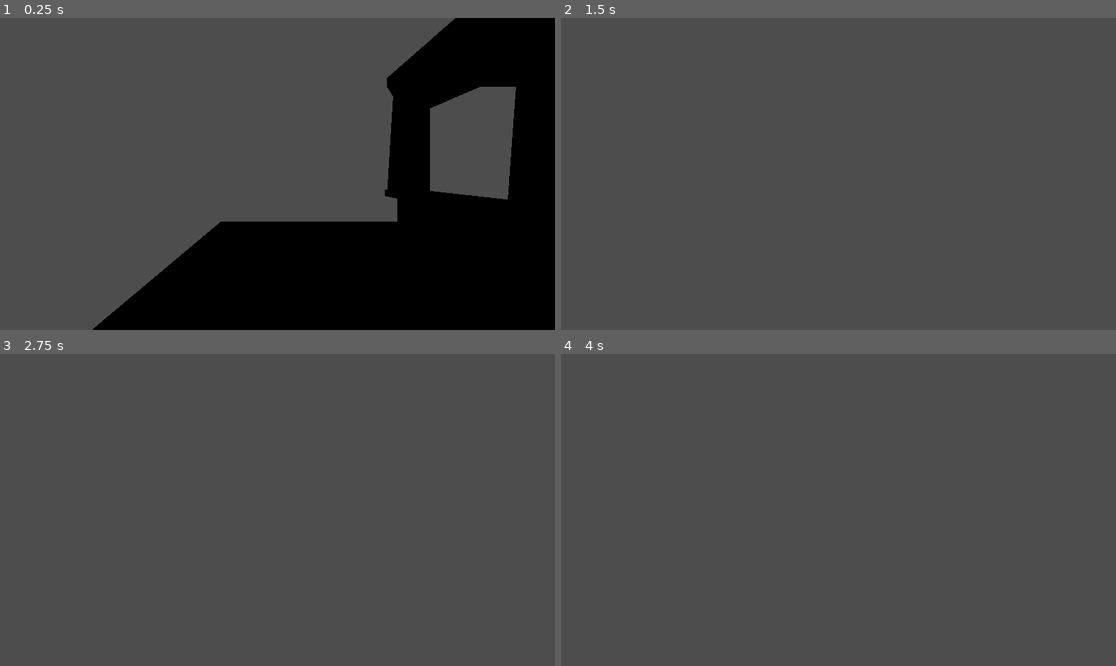
Above: before the commit, frames 1-4 (two rows, left to right).
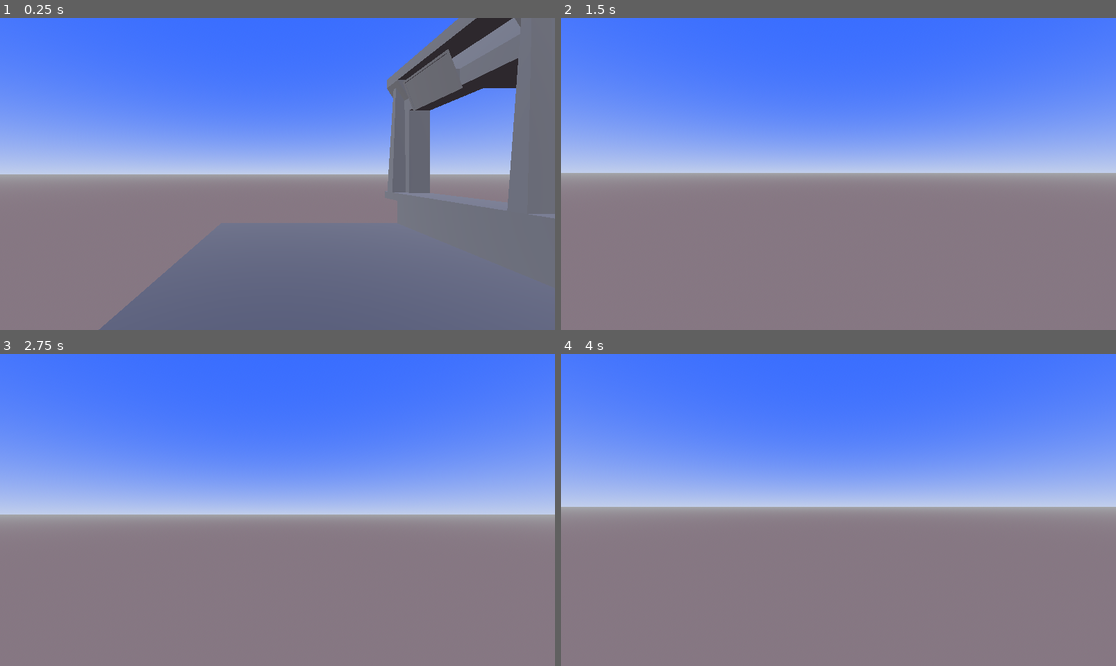
Above: after the commit, the same moments.

Repository: teachermanjeff/3dshooter2025
Game: Godot game, scene res://Range.tscn
Same seed, same stepped clock (60 frames per second), same inputs: the game is played once before the commit and once after it.
Inputs (mouse positions are in pixels of both pictures, inside the frame that each line leads up to):
- Up to frame 1 (0.25 s): no input
- Up to frame 2 (1.5 s): move the mouse to (866, 174) at 0.52 s; hold W (move_forward) from 0.53 s (still down); move the mouse to (810, 174) at 1.27 s
- Up to frame 3 (2.75 s): keep holding W (move_forward); tap Enter at 2 s; move the mouse to (288, 503) at 2.02 s
- Up to frame 4 (4 s): keep holding W (move_forward); tap Space at 2.75 s; move the mouse to (832, 516) at 2.77 s; tap Enter at 3.5 s; move the mouse to (877, 513) at 3.52 s

The runs differ from the first frame. In frame 1, 100% of the frame differs, in the area x 0-100%, y 0-100%; in frame 2, 100%; in frame 3, 100%; in frame 4, 100%.

Commit message:
Added sun

Diff:
--- a/Project/Range.tscn
+++ b/Project/Range.tscn
@@ -20,6 +20,22 @@
 
 [sub_resource type="ConcavePolygonShape3D" id="ConcavePolygonShape3D_w20w6"]
 data = PackedVector3Array(10.6158, -0.534, 7.9675, 10.6158, 0.0029, 7.9675, 11.04, -0.534, 7.9675, 11.04, -0.534, 7.967 …(142646 unchanged characters)…
+
+[sub_resource type="ProceduralSkyMaterial" id="ProceduralSkyMaterial_w20w6"]
+sky_top_color = Color(0.213785, 0.418501, 1, 1)
+sky_horizon_color = Color(0.759002, 0.80983, 0.923344, 1)
+ground_bottom_color = Color(0.52328, 0.466157, 0.51063, 1)
+sun_angle_max = 102.22
+sun_curve = 0.135188
+
+[sub_resource type="Sky" id="Sky_yrbm6"]
+sky_material = SubResource("ProceduralSkyMaterial_w20w6")
+
+[sub_resource type="Environment" id="Environment_8203o"]
+background_mode = 2
+sky = SubResource("Sky_yrbm6")
+fog_sky_affect = 0.063
+fog_height_density = -0.13
 
 [node name="3D scene" type="Node3D"]
 
@@ -62,3 +78,10 @@
 
 [node name="player" parent="." instance=ExtResource("2_yrbm6")]
 transform = Transform3D(1, 0, 0, 0, 1, 0, 0, 0, 1, 0, 2.14468, 0)
+
+[node name="WorldEnvironment" type="WorldEnvironment" parent="."]
+environment = SubResource("Environment_8203o")
+
+[node name="DirectionalLight3D" type="DirectionalLight3D" parent="WorldEnvironment"]
+transform = Transform3D(0.460516, 0.489472, -0.740501, -0.304813, 0.870699, 0.38597, 0.833675, 0.0479697, 0.550168, -94.4337, 20.2746, 48.0617)
+light_energy = 1.97
--- a/Project/player.tscn
+++ b/Project/player.tscn
@@ -14,4 +14,4 @@
 [node name="Head" type="Node3D" parent="."]
 
 [node name="Camera3D" type="Camera3D" parent="Head"]
-transform = Transform3D(1, 0, 0, 0, 1, 0, 0, 0, 1, 0, 0.447619, 0)
+transform = Transform3D(1, 0, 0, 0, 1, 0, 0, 0, 1, 0, 0.503719, 0)
Not shown: 1 places in Project/Range.tscn that only renumber resources
